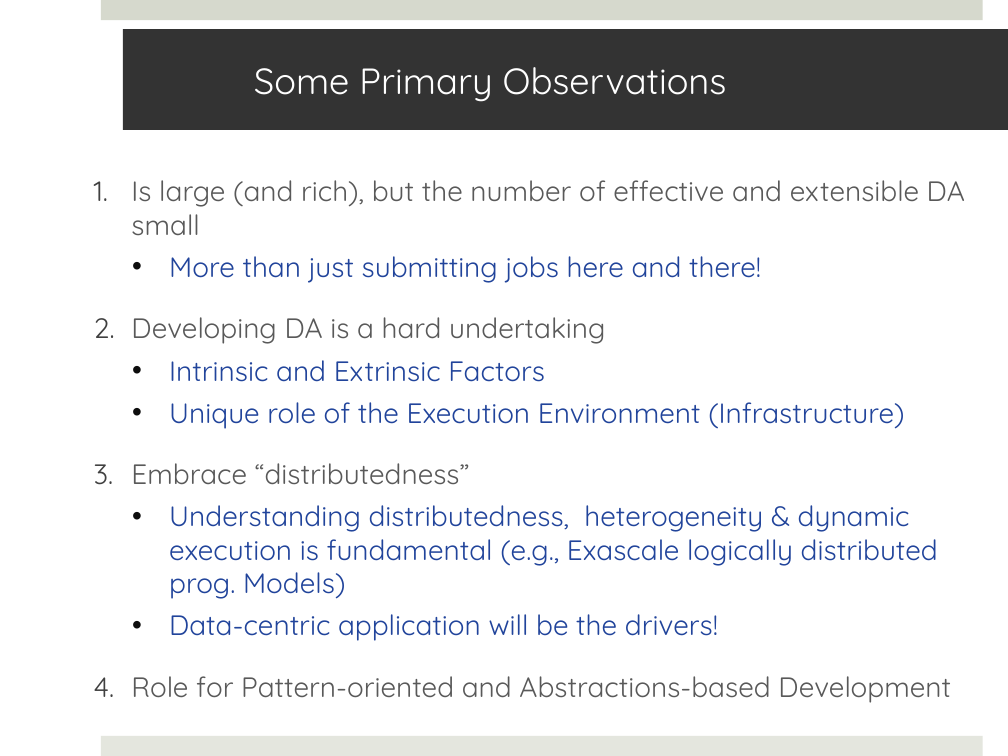
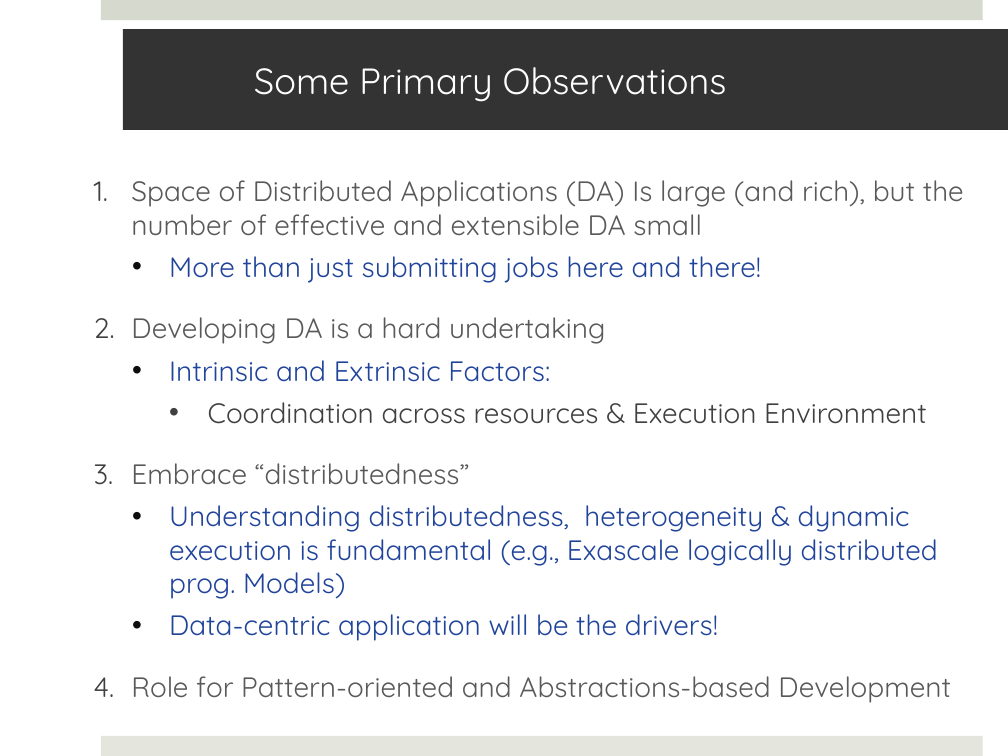
Before and after one commit to saga-project/saga-cpp-legacy-projects, a slide deck: slide 3 of papers/cloudcom10/presentation/saga-azure-cloudcom10.pptx. Drawn at 1008x756 pixels with LibreOffice and Linux fonts; fonts in the diff are those of the drawing. Boxes give left, top, right and bottom in pixels: in the first picture for what was removed or moved away, otherwise in the second. Text is boxed around its words. In the diff, an @@ line names an element or a change of style, - is before the commit and + after.

```diff
--- a/papers/cloudcom10/presentation/saga-azure-cloudcom10.pptx
+++ b/papers/cloudcom10/presentation/saga-azure-cloudcom10.pptx
@@ text at bbox=[131, 180, 964, 236]: text changed @@
-1. Is large (and rich), but the number of effective and extensible DA small
+1. Space of Distributed Applications (DA) Is large (and rich), but the number of effective and extensible DA small
@@ text at bbox=[169, 360, 927, 424]: text changed; text colour #21449B to #404040 @@
-  • Intrinsic and Extrinsic Factors
-  • Unique role of the Execution Environment (Infrastructure)
+  • Intrinsic and Extrinsic Factors:
+    • Coordination across resources & Execution Environment
```
Also in this commit, not shown: 3 other slides changed, 4 slides added, 5 slides removed.
